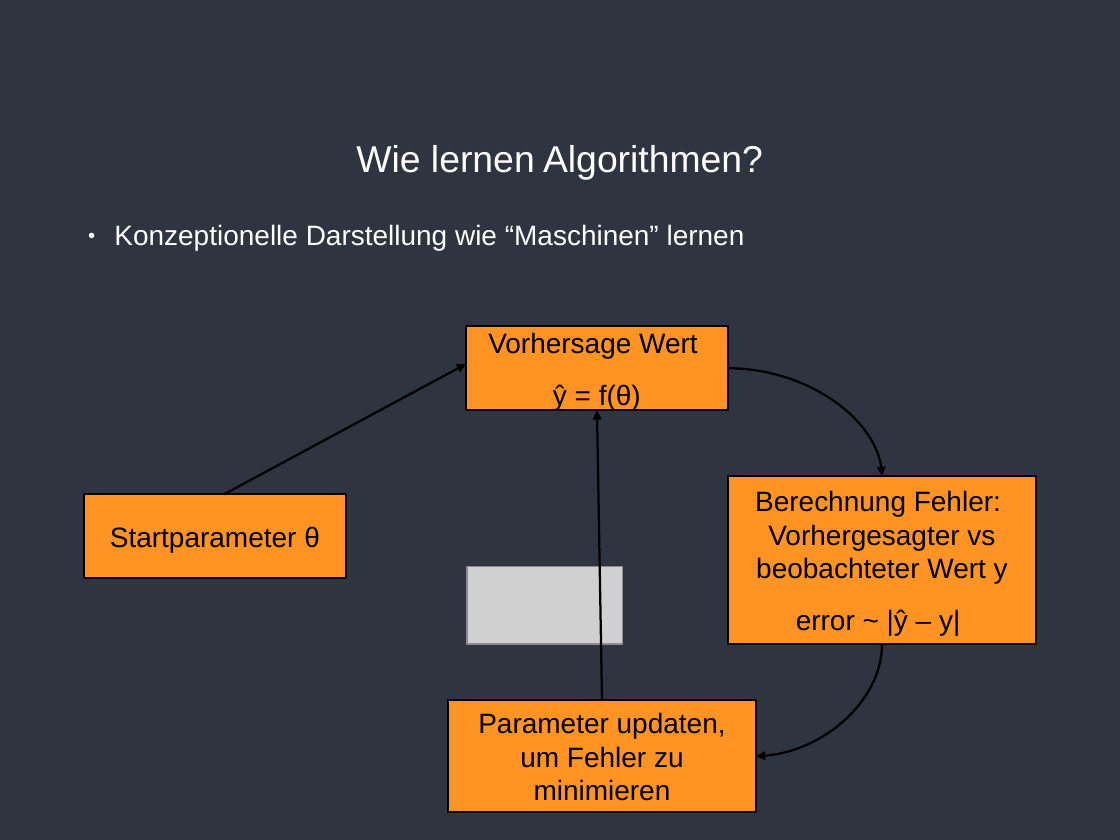
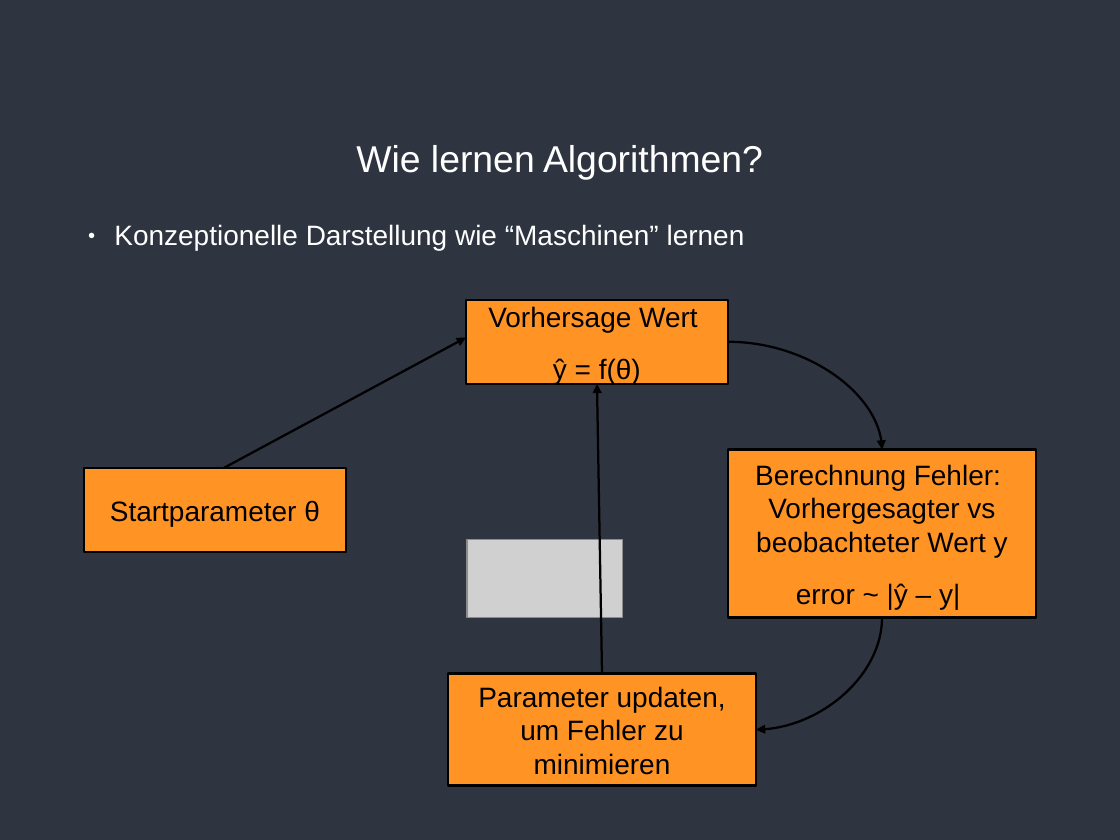
Before and after one commit to pbierwirth/teaching, a slide deck: slide 4 of slides/Sitzung_11.odp (slide 6 before the commit). Drawn at 1120x840 pixels with LibreOffice and Linux fonts; fonts in the diff are those of the drawing; grey boxes stand for pictures; background and template pictures are left out. Boxes give left, top, right and bottom in pixels: in the first picture for what was removed or moved away, otherwise in the second. Text is boxed around its words. In the diff, an @@ line names an element or a change of style, - is before the commit and + after.

```diff
--- a/slides/Sitzung_11.odp
+++ b/slides/Sitzung_11.odp
@@ 4 rectangles, 2 arrows, 2 curved arrows, 1 picture: place and size @@
-4 rectangles, 2 arrows, 2 curved arrows, 1 picture at [84, 326, 1036, 812]
+4 rectangles, 2 arrows, 2 curved arrows, 1 picture at [84, 300, 1036, 785]
```
Also in this commit, not shown: 1 other slide changed, 5 slides added, 11 slides removed, 1 other file.
